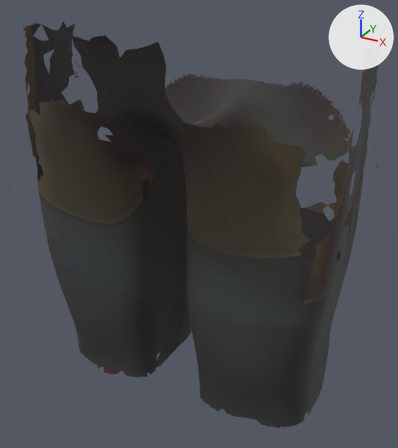
The glTF model assets/characters/_bodybase/yeoja_bottom9_graypants_rigged.glb as it was, and as the next commit left it.
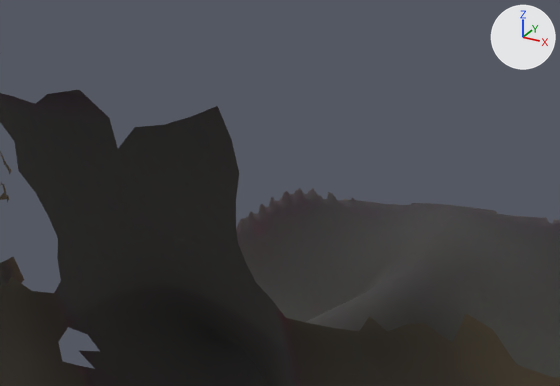
Old and new are each drawn whole from a camera (50 mm lens) standing at (0.2448, -0.4374, 0.6111) and looking at (0.0023, 0.0036, 0.3907) and again close up on the part from 19% to 73% of the width and 0% to 33% of the height. Lighting does not change. The marker at upper right points along +X, +Y and +Z. The first two pictures are the older version. Where no turn or scale is listed for an object, it has been applied to the vertices. Vertices at exactly the same position are counted once.

Objects in the first close-up: 'part'.
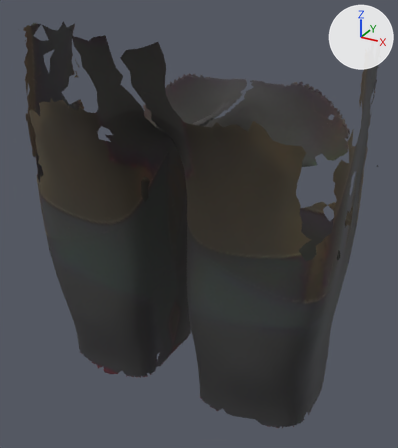
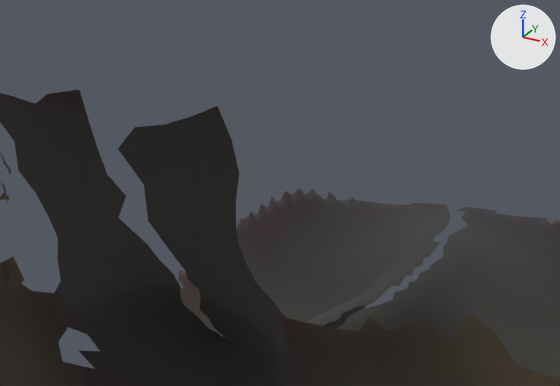
Location of each change, (x1, y1, x2, y2) in pixels of the close-ups (560 x 386 px):
part 1 of me_mesh_0, deleted: before (80, 91, 468, 341)

Edits to the bpy script that builds the scene:
```text
Change me_mesh_0:
    used by ob_part; location = (0.0, 0.0, 0.0)
    remove me_mesh_0.from_pydata(...)  # 7833 vertices, 14517 faces; spans x -0.165..0.164, y -0.117..0.124, z 0.209..0.577
    add me_mesh_0.from_pydata(...)  # 7832 vertices, 14403 faces; spans x -0.165..0.164, y -0.117..0.124, z 0.209..0.577
    me_mesh_0 part 1
    1 vertex is removed from x 0.002, y -0.113, z 0.57
    114 faces are deleted
```
